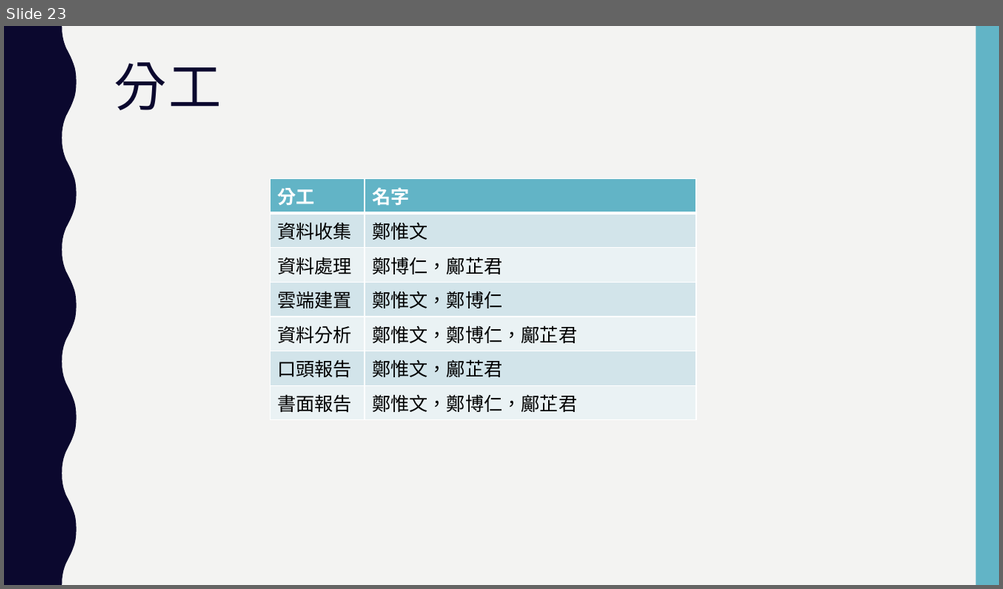
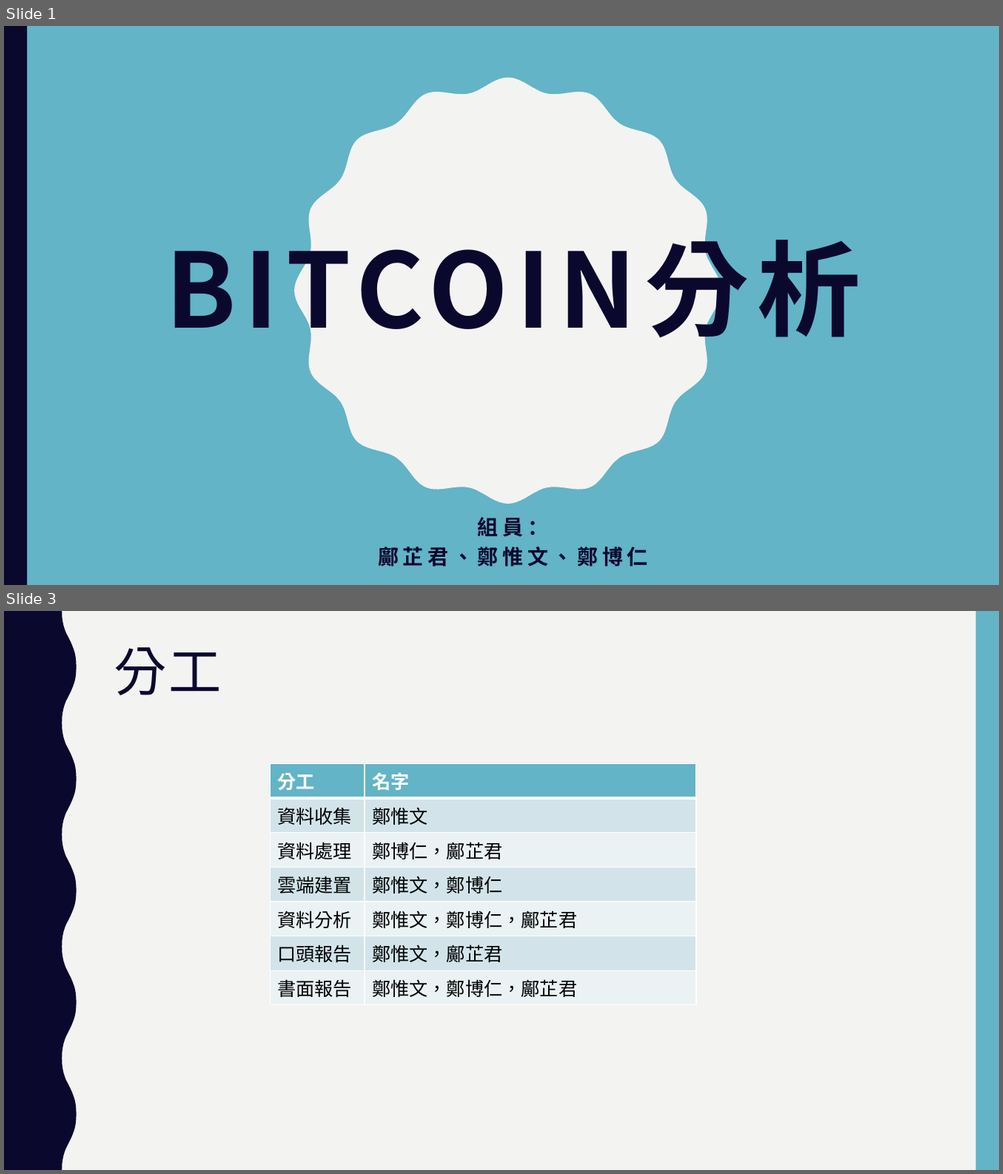
Before and after one commit to Aurako/NCCU2018_distributed-systems_group6, a slide deck: finalproject.pptx. Shown one above the other, each under a label of ours: slide 23 before the commit, slides 1 and 3 after it; the slides between them are not shown. The pictures are 1003x589 and 1003x1174 pixels, drawn with LibreOffice and Linux fonts; fonts in the diff are those of the drawing. Boxes give left, top, right and bottom in pixels: in the first picture for what was removed or moved away, otherwise in the second. Text is boxed around its words. In the diff, an @@ line names an element or a change of style, - is before the commit and + after.

```diff
--- a/finalproject.pptx
+++ b/finalproject.pptx
@@ slide 1 added at bbox=[4, 26, 999, 585], background #62B4C6 @@
@@ rectangle added at bbox=[4, 26, 27, 585], fill #0B082E @@
@@ freeform shape added at bbox=[294, 78, 722, 504], fill #F3F3F2 @@
@@ title added at bbox=[165, 223, 860, 354], 100 pt, text #0B082E, bold @@
+BITCOIN分析
@@ subtitle added at bbox=[378, 517, 647, 567], 20 pt, text #0B082E, bold @@
+組員：
+鄺芷君、鄭惟文、鄭博仁
@@ what was slide 23 is now slide 3 @@
```
Also in this commit, not shown: 2 other slides added, 2 slides removed.
